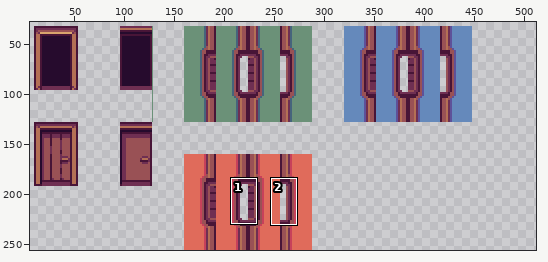
Two versions of one sprite sheet, assets/Door 32x32.png. The picture above shows the old version from afar; the outline marks the close-up.
Close-up. Before the edit:
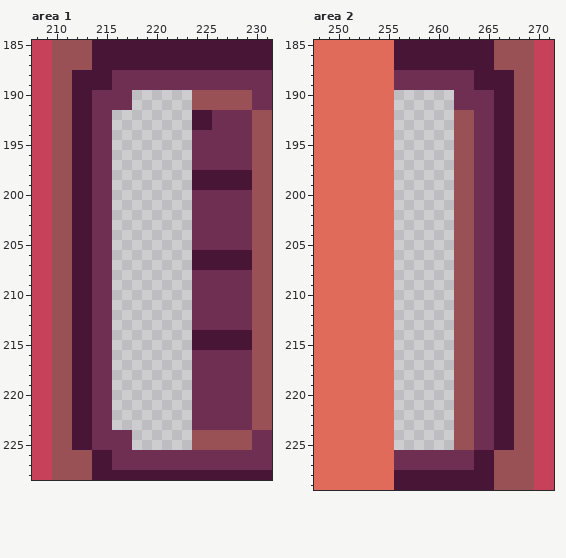
The file is 512x256 pixels. Shown: area 1: x 208..231, y 185..228; area 2: x 248..271, y 185..229. The wide view leaves out empty margins. The commit also changed other parts of the picture, which this record leaves out.
The same view after the edit:
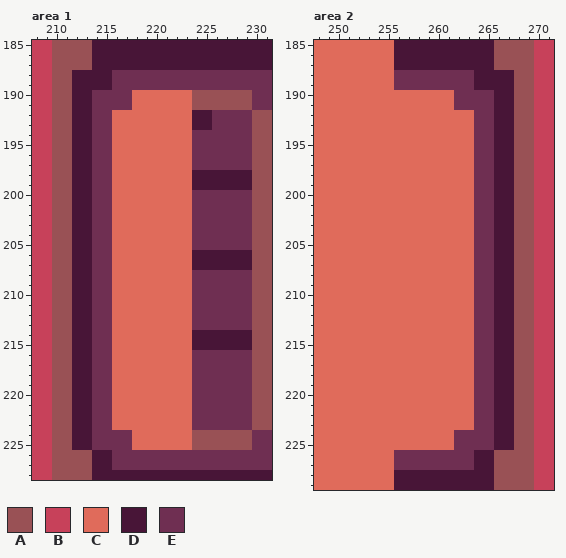
Palette (. is transparent): A #995155  B #c7415a  C #e06b5b  D #481537  E #6f2f52
Changes in this commit:
--- area 1
@@ x 214..225 @@
 189 DDEEEEEEEEEE
-190 EEEE......AA
-191 EEEE......AA
-192 EE........DD
-193 EE........DD
-194 EE........EE
-195 EE........EE
-196 EE........EE
-197 EE........EE
-198 EE........DD
-199 EE........DD
-200 EE........EE
-201 EE........EE
-202 EE........EE
-203 EE........EE
-204 EE........EE
-205 EE........EE
-206 EE........DD
-207 EE........DD
-208 EE........EE
-209 EE........EE
-210 EE........EE
-211 EE........EE
-212 EE........EE
-213 EE........EE
-214 EE........DD
-215 EE........DD
-216 EE........EE
-217 EE........EE
-218 EE........EE
-219 EE........EE
-220 EE........EE
-221 EE........EE
-222 EE........EE
-223 EE........EE
-224 EEEE......AA
-225 EEEE......AA
+190 EEEECCCCCCAA
+191 EEEECCCCCCAA
+192 EECCCCCCCCDD
+193 EECCCCCCCCDD
+194 EECCCCCCCCEE
+195 EECCCCCCCCEE
+196 EECCCCCCCCEE
+197 EECCCCCCCCEE
+198 EECCCCCCCCDD
+199 EECCCCCCCCDD
+200 EECCCCCCCCEE
+201 EECCCCCCCCEE
+202 EECCCCCCCCEE
+203 EECCCCCCCCEE
+204 EECCCCCCCCEE
+205 EECCCCCCCCEE
+206 EECCCCCCCCDD
+207 EECCCCCCCCDD
+208 EECCCCCCCCEE
+209 EECCCCCCCCEE
+210 EECCCCCCCCEE
+211 EECCCCCCCCEE
+212 EECCCCCCCCEE
+213 EECCCCCCCCEE
+214 EECCCCCCCCDD
+215 EECCCCCCCCDD
+216 EECCCCCCCCEE
+217 EECCCCCCCCEE
+218 EECCCCCCCCEE
+219 EECCCCCCCCEE
+220 EECCCCCCCCEE
+221 EECCCCCCCCEE
+222 EECCCCCCCCEE
+223 EECCCCCCCCEE
+224 EEEECCCCCCAA
+225 EEEECCCCCCAA
 226 DDEEEEEEEEEE
--- area 2
@@ x 254..265 @@
 189 CCEEEEEEEEDD
-190 CC......EEEE
-191 CC......EEEE
-192 CC......AAEE
-193 CC......AAEE
-194 CC......AAEE
-195 CC......AAEE
-196 CC......AAEE
-197 CC......AAEE
-198 CC......AAEE
-199 CC......AAEE
-200 CC......AAEE
-201 CC......AAEE
-202 CC......AAEE
-203 CC......AAEE
-204 CC......AAEE
-205 CC......AAEE
-206 CC......AAEE
-207 CC......AAEE
-208 CC......AAEE
-209 CC......AAEE
-210 CC......AAEE
-211 CC......AAEE
-212 CC......AAEE
-213 CC......AAEE
-214 CC......AAEE
-215 CC......AAEE
-216 CC......AAEE
-217 CC......AAEE
-218 CC......AAEE
-219 CC......AAEE
-220 CC......AAEE
-221 CC......AAEE
-222 CC......AAEE
-223 CC......AAEE
-224 CC......AAEE
-225 CC......AAEE
+190 CCCCCCCCEEEE
+191 CCCCCCCCEEEE
+192 CCCCCCCCCCEE
+193 CCCCCCCCCCEE
+194 CCCCCCCCCCEE
+195 CCCCCCCCCCEE
+196 CCCCCCCCCCEE
+197 CCCCCCCCCCEE
+198 CCCCCCCCCCEE
+199 CCCCCCCCCCEE
+200 CCCCCCCCCCEE
+201 CCCCCCCCCCEE
+202 CCCCCCCCCCEE
+203 CCCCCCCCCCEE
+204 CCCCCCCCCCEE
+205 CCCCCCCCCCEE
+206 CCCCCCCCCCEE
+207 CCCCCCCCCCEE
+208 CCCCCCCCCCEE
+209 CCCCCCCCCCEE
+210 CCCCCCCCCCEE
+211 CCCCCCCCCCEE
+212 CCCCCCCCCCEE
+213 CCCCCCCCCCEE
+214 CCCCCCCCCCEE
+215 CCCCCCCCCCEE
+216 CCCCCCCCCCEE
+217 CCCCCCCCCCEE
+218 CCCCCCCCCCEE
+219 CCCCCCCCCCEE
+220 CCCCCCCCCCEE
+221 CCCCCCCCCCEE
+222 CCCCCCCCCCEE
+223 CCCCCCCCCCEE
+224 CCCCCCCCEEEE
+225 CCCCCCCCEEEE
 226 CCEEEEEEEEDD
Changed places in both close-ups, as pixel boxes (x1, y1, x2, y2):
added: (112, 90, 192, 450)
changed: (394, 90, 474, 450)
